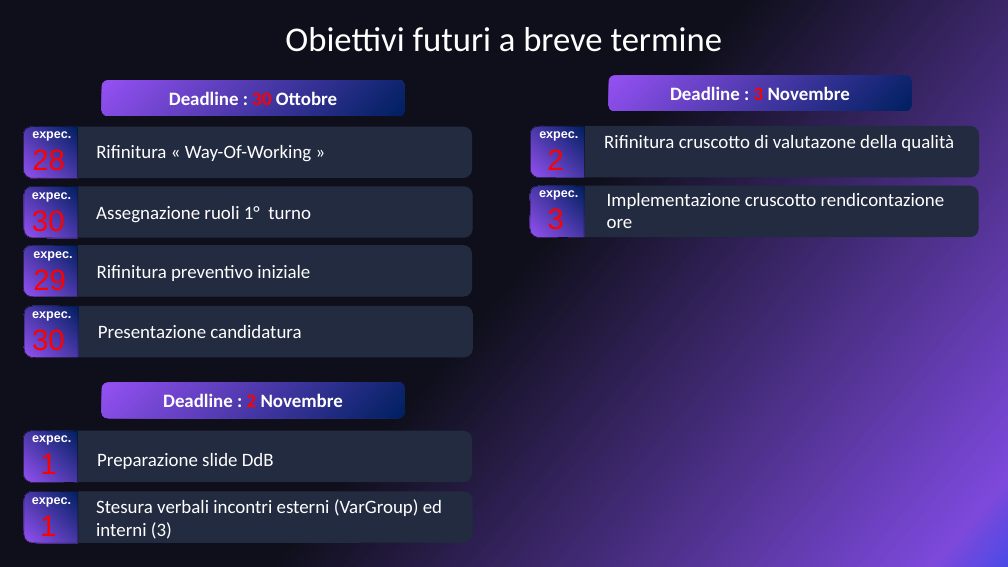
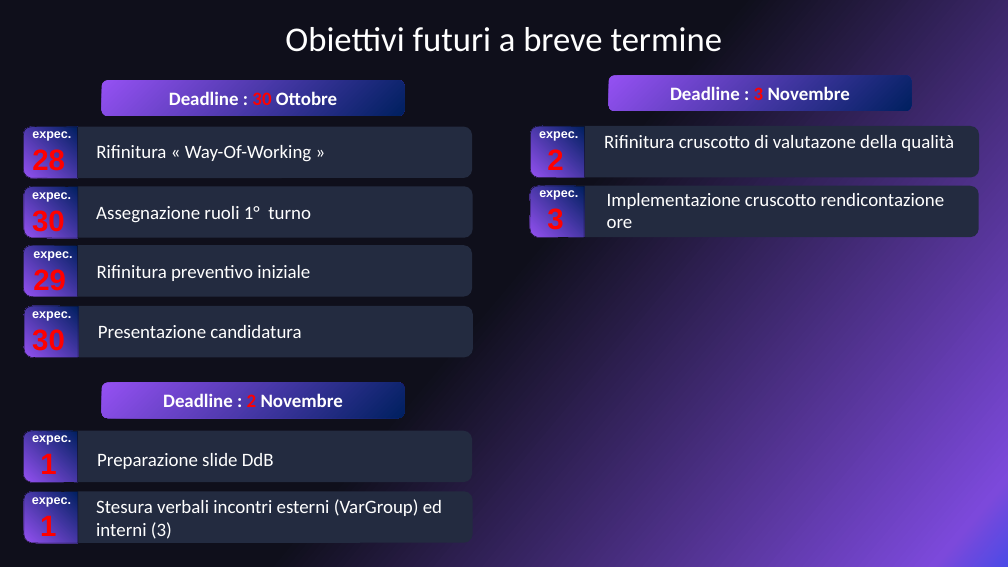
Before and after one commit to 0x06tudio/docs, a slide deck: slide 3 of src/diari_di_bordo/DiarioDiBordo1_ZeroSixStudio.pptx. Drawn at 1008x567 pixels with LibreOffice and Linux fonts; fonts in the diff are those of the drawing. Boxes give left, top, right and bottom in pixels: in the first picture for what was removed or moved away, otherwise in the second. Text is boxed around its words. In the diff, an @@ line names an element or a change of style, - is before the commit and + after.

```diff
--- a/src/diari_di_bordo/DiarioDiBordo1_ZeroSixStudio.pptx
+++ b/src/diari_di_bordo/DiarioDiBordo1_ZeroSixStudio.pptx
@@ text at box(32, 147, 65, 176): bold on in "28" @@
@@ text "expec." at box(539, 128, 578, 141): bold on in "2" @@
@@ text at box(32, 208, 65, 237): bold on in "30" @@
@@ text at box(547, 206, 563, 235): bold on in "3" @@
@@ text at box(33, 267, 66, 296): bold on in "29" @@
@@ text at box(32, 327, 65, 356): bold on in "30" @@
```
Also in this commit, not shown: 5 other slides changed.
